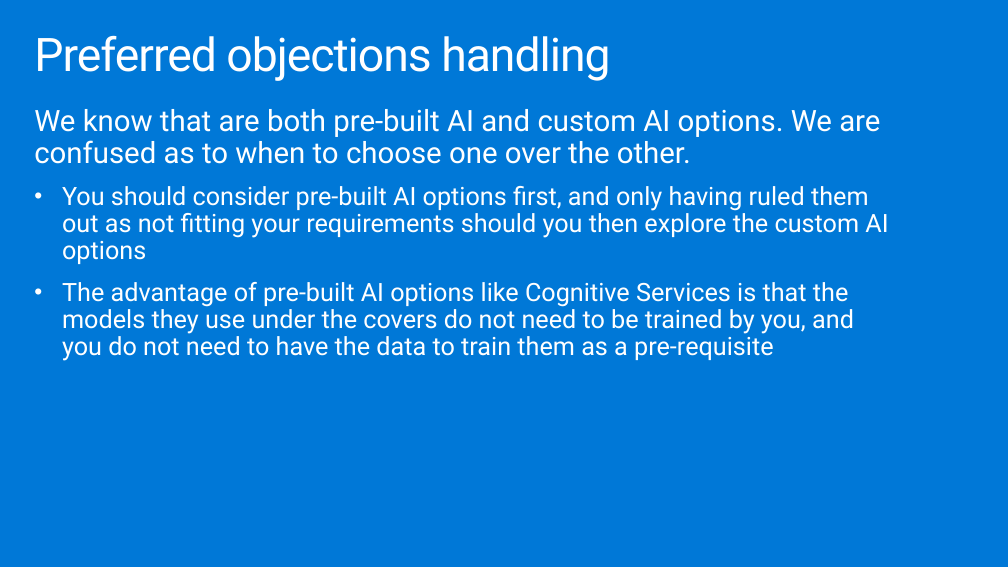
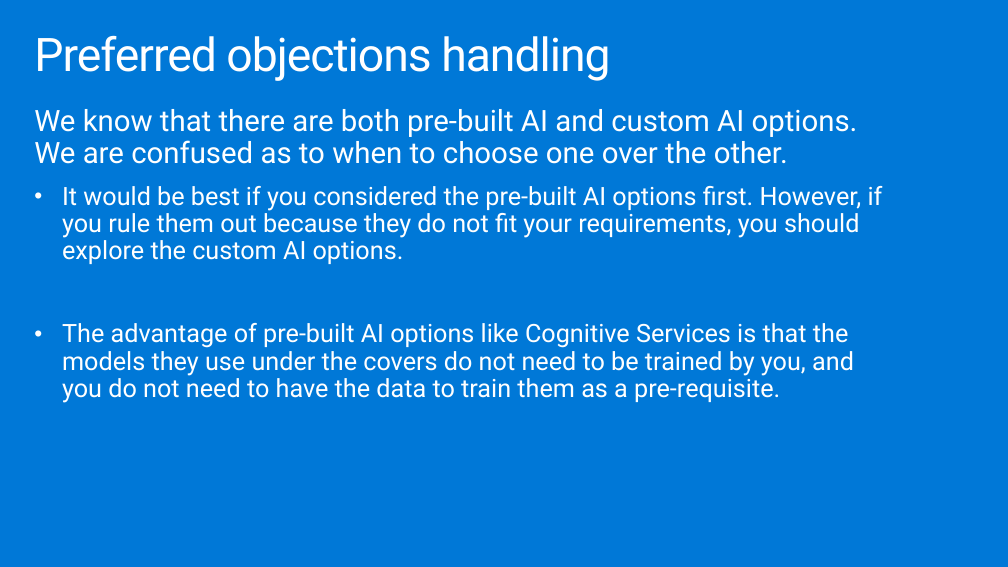
Before and after one commit to microsoft/MCW-Analyzing-text-with-Azure-Machine-Learning-and-Cognitive-Services, a slide deck: slide 32 of Whiteboard design session/WDS trainer presentation - Cognitive Services and deep learning.pptx. Drawn at 1008x567 pixels with LibreOffice and Linux fonts; fonts in the diff are those of the drawing. Boxes give left, top, right and bottom in pixels: in the first picture for what was removed or moved away, otherwise in the second. Text is boxed around its words. In the diff, an @@ line names an element or a change of style, - is before the commit and + after.

```diff
--- a/Whiteboard design session/WDS trainer presentation - Cognitive Services and deep learning.pptx
+++ b/Whiteboard design session/WDS trainer presentation - Cognitive Services and deep learning.pptx
@@ text at (x1=34, y1=109, x2=883, y2=403): text changed @@
-We know that are both pre-built AI and custom AI options. We are confused as to when to choose one over the other.
-• You should consider pre-built AI options first, and only having ruled them out as not fitting your requirements should you then explore the custom AI options
-• The advantage of pre-built AI options like Cognitive Services is that the models they use under the covers do not need to be trained by you, and you do not need to have the data to train them as a pre-requisite
+We know that there are both pre-built AI and custom AI options. We are confused as to when to choose one over the other.
+• It would be best if you considered the pre-built AI options first. However, if you rule them out because they do not fit your requirements, you should explore the custom AI options.
+• The advantage of pre-built AI options like Cognitive Services is that the models they use under the covers do not need to be trained by you, and you do not need to have the data to train them as a pre-requisite.
```
Also in this commit, not shown: 14 other slides changed, 2 other files.
